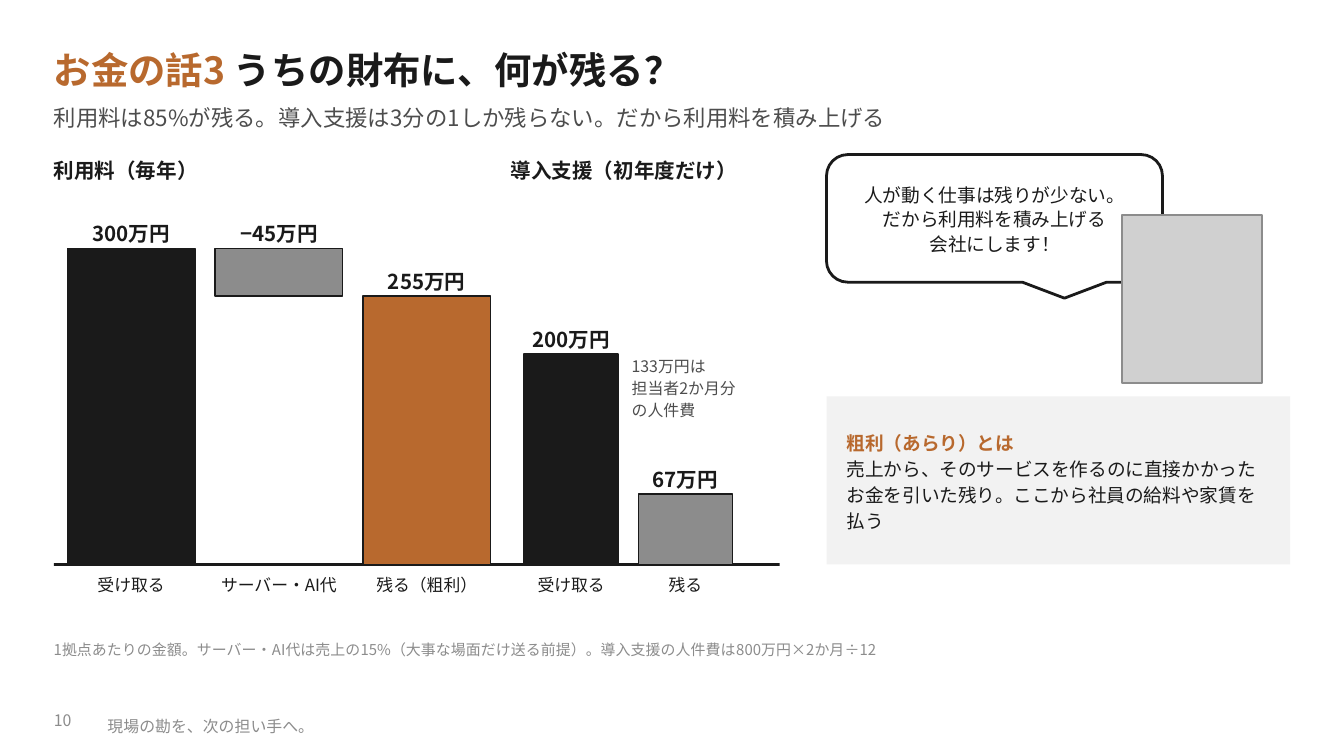
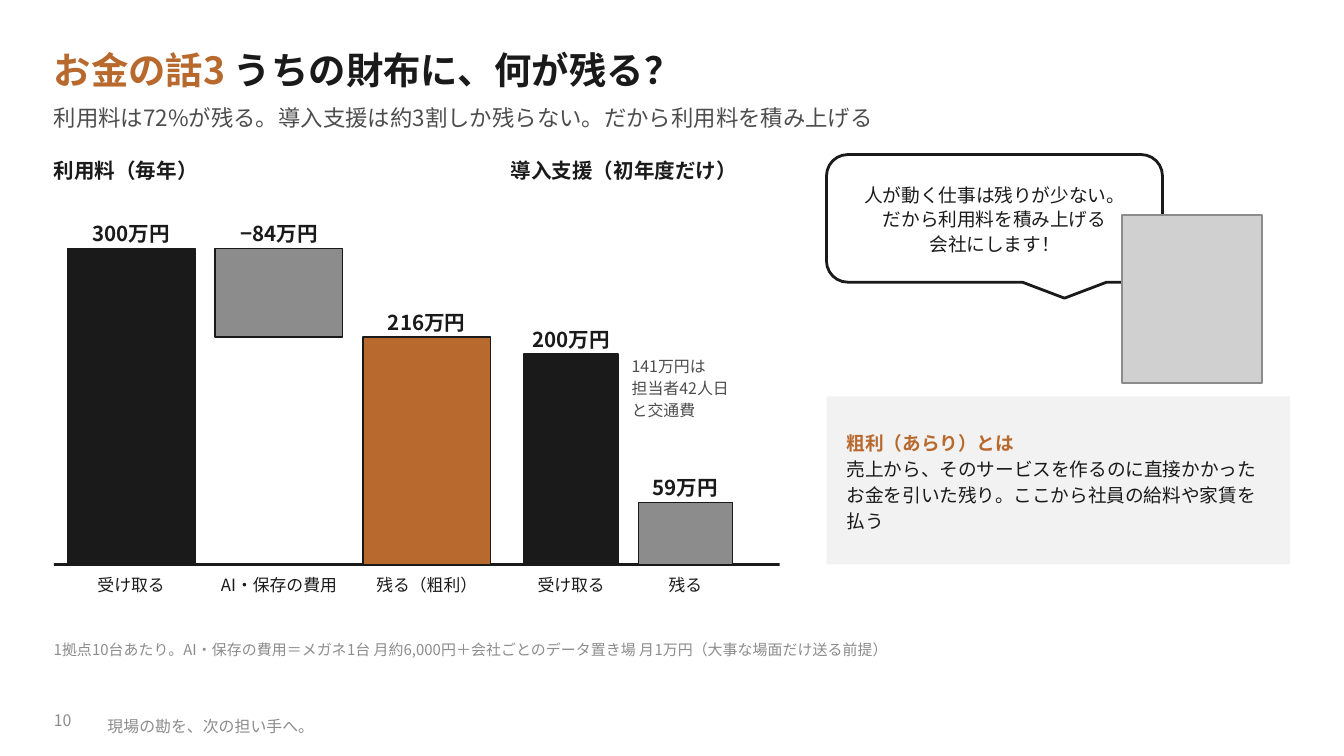
Before and after one commit to SEITOSHIKI/-ai-commute-audio-, a slide deck: slide 10 of deck/カンツギ_事業計画書_やさしい版.pptx. Drawn at 1344x756 pixels with LibreOffice and Linux fonts; fonts in the diff are those of the drawing; grey boxes stand for pictures; background and template pictures are left out. Boxes give left, top, right and bottom in pixels: in the first picture for what was removed or moved away, otherwise in the second. Text is boxed around its words. In the diff, an @@ line names an element or a change of style, - is before the commit and + after.

```diff
--- a/deck/カンツギ_事業計画書_やさしい版.pptx
+++ b/deck/カンツギ_事業計画書_やさしい版.pptx
@@ text at box(54, 107, 873, 128): text changed @@
-利用料は85%が残る。導入支援は3分の1しか残らない。だから利用料を積み上げる
+利用料は72%が残る。導入支援は約3割しか残らない。だから利用料を積み上げる
@@ text at box(240, 225, 318, 243): text changed @@
-−45万円
+−84万円
@@ rectangle: place and size @@
-rectangle at box(215, 249, 343, 296)
+rectangle at box(215, 249, 343, 337)
@@ text at box(388, 314, 466, 332): text changed @@
-255万円
+216万円
@@ rectangle: place and size @@
-rectangle at box(363, 296, 491, 564)
+rectangle at box(363, 337, 491, 564)
@@ text at box(632, 359, 729, 417): text changed @@
-133万円は
-担当者2か月分
-の人件費
+141万円は
+担当者42人日
+と交通費
@@ text at box(653, 479, 718, 497): text changed @@
-67万円
+59万円
@@ rectangle: place and size @@
-rectangle at box(638, 495, 732, 564)
+rectangle at box(638, 503, 732, 564)
@@ text at box(221, 577, 337, 593): text changed @@
-サーバー・AI代
+AI・保存の費用
@@ text at box(54, 642, 887, 657): text changed @@
-1拠点あたりの金額。サーバー・AI代は売上の15%（大事な場面だけ送る前提）。導入支援の人件費は800万円×2か月÷12
+1拠点10台あたり。AI・保存の費用＝メガネ1台 月約6,000円＋会社ごとのデータ置き場 月1万円（大事な場面だけ送る前提）
```
Also in this commit, not shown: 12 other slides changed, 1 slide added, 1 slide removed, 33 other files.
